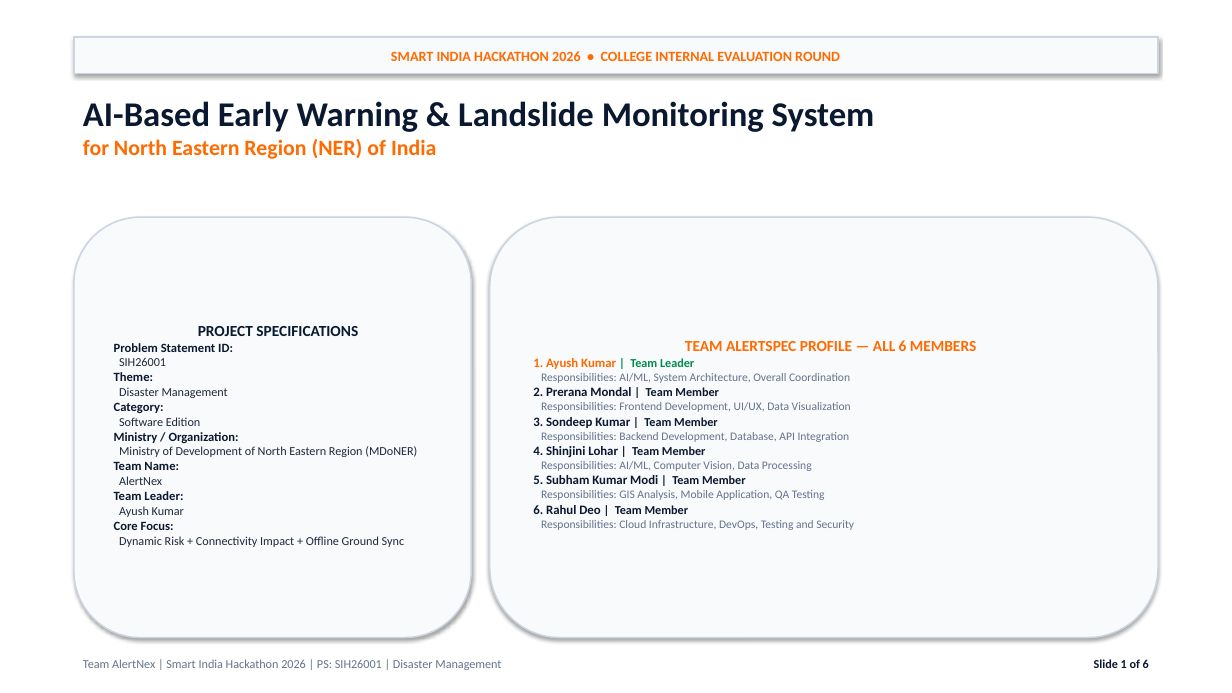
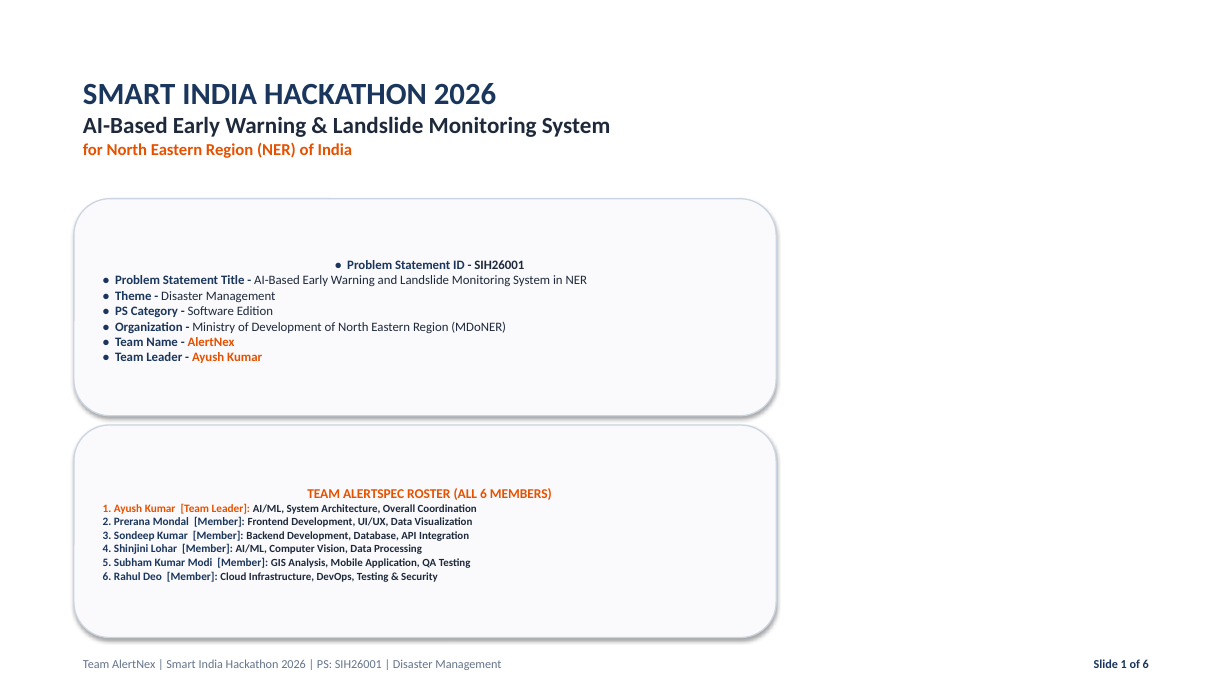
Before and after one commit to ayush-tech3/MinistryofDevelopmentofNorthEasternRegion-MDoNER-, a slide deck: slide 1 of presentation/SIH2026_AlertNex_Official_6Slides.pptx. Drawn at 1232x693 pixels with LibreOffice and Linux fonts; fonts in the diff are those of the drawing; background and template pictures are left out. Boxes give left, top, right and bottom in pixels: in the first picture for what was removed or moved away, otherwise in the second. Text is boxed around its words. In the diff, an @@ line names an element or a change of style, - is before the commit and + after.

```diff
--- a/presentation/SIH2026_AlertNex_Official_6Slides.pptx
+++ b/presentation/SIH2026_AlertNex_Official_6Slides.pptx
@@ rectangle removed at bbox=[0, 0, 1232, 693] @@
@@ rectangle removed at bbox=[74, 37, 1158, 74] @@
-SMART INDIA HACKATHON 2026 • COLLEGE INTERNAL EVALUATION ROUND
@@ text "SMART INDIA HACKATHON 2026": place and size @@
-text "SMART INDIA HACKATHON 2026" at bbox=[83, 101, 875, 159]
+text "SMART INDIA HACKATHON 2026" at bbox=[83, 83, 610, 158]
@@ text at bbox=[83, 83, 496, 105]: paragraph added @@
+SMART INDIA HACKATHON 2026
@@ text at bbox=[83, 116, 610, 158]: size 27 to 18 pt, text colour #0A192F to #1E293B in "AI-Based Early Warning & Landslide Monitoring System"; size 17 to 13 pt, text colour #FF6B00 to #E65100 in "for North Eastern Region (NER) of India" @@
@@ rounded rectangle "• Problem Statement ID - ..." at bbox=[74, 199, 776, 416]: fill #F8FAFC to #FAFAFC; outline #CBD5E1 1.2 pt to #CBD5E1 1 pt @@
@@ rounded rectangle "• Problem Statement ID - ...": place and size @@
-rounded rectangle "• Problem Statement ID - ..." at bbox=[74, 217, 471, 638]
+rounded rectangle "• Problem Statement ID - ..." at bbox=[74, 199, 776, 416]
@@ text in rounded rectangle at bbox=[115, 260, 587, 363]: text changed; size 9.5 to 10 pt @@
-PROJECT SPECIFICATIONS
-Problem Statement ID:
-SIH26001
-Theme:
-Disaster Management
-Category:
-Software Edition
-Ministry / Organization:
-Ministry of Development of North Eastern Region (MDoNER)
-Team Name:
-AlertNex
-Team Leader:
-Ayush Kumar
-Core Focus:
-Dynamic Risk + Connectivity Impact + Offline Ground Sync
+• Problem Statement ID - SIH26001
+• Problem Statement Title - AI-Based Early Warning and Landslide Monitoring System in NER
+• Theme - Disaster Management
+• PS Category - Software Edition
+• Organization - Ministry of Development of North Eastern Region (MDoNER)
+• Team Name - AlertNex
+• Team Leader - Ayush Kumar
@@ rounded rectangle "TEAM ALERTSPEC ROSTER (ALL 6 ...": place and size @@
-rounded rectangle "TEAM ALERTSPEC ROSTER (ALL 6 ..." at bbox=[490, 217, 1158, 638]
+rounded rectangle "TEAM ALERTSPEC ROSTER (ALL 6 ..." at bbox=[74, 425, 776, 638]
@@ rounded rectangle "TEAM ALERTSPEC ROSTER (ALL 6 ..." at bbox=[74, 425, 776, 638]: fill #F8FAFC to #FAFAFC; outline #CBD5E1 1.2 pt to #CBD5E1 1 pt @@
@@ text in rounded rectangle at bbox=[103, 488, 552, 582]: text changed; size 9 to 8.5 pt; text colour #64748B to #1E293B; bold on @@
-TEAM ALERTSPEC PROFILE — ALL 6 MEMBERS
-1. Ayush Kumar | Team Leader
-Responsibilities: AI/ML, System Architecture, Overall Coordination
-2. Prerana Mondal | Team Member
-Responsibilities: Frontend Development, UI/UX, Data Visualization
-3. Sondeep Kumar | Team Member
-Responsibilities: Backend Development, Database, API Integration
-4. Shinjini Lohar | Team Member
-Responsibilities: AI/ML, Computer Vision, Data Processing
-5. Subham Kumar Modi | Team Member
-Responsibilities: GIS Analysis, Mobile Application, QA Testing
-6. Rahul Deo | Team Member
-Responsibilities: Cloud Infrastructure, DevOps, Testing and Security
+TEAM ALERTSPEC ROSTER (ALL 6 MEMBERS)
+1. Ayush Kumar [Team Leader]: AI/ML, System Architecture, Overall Coordination
+2. Prerana Mondal [Member]: Frontend Development, UI/UX, Data Visualization
+3. Sondeep Kumar [Member]: Backend Development, Database, API Integration
+4. Shinjini Lohar [Member]: AI/ML, Computer Vision, Data Processing
+5. Subham Kumar Modi [Member]: GIS Analysis, Mobile Application, QA Testing
+6. Rahul Deo [Member]: Cloud Infrastructure, DevOps, Testing & Security
@@ text "Slide 1 of 6" at bbox=[1094, 659, 1149, 668]: text colour #0A192F to #1B365D @@
```
Also in this commit, not shown: 5 other slides changed, 5 other files.
